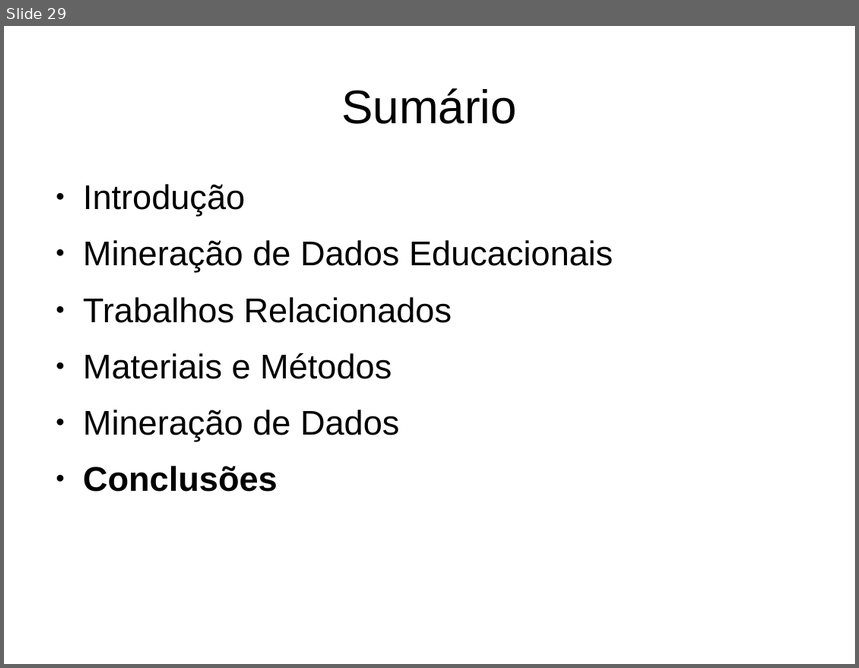
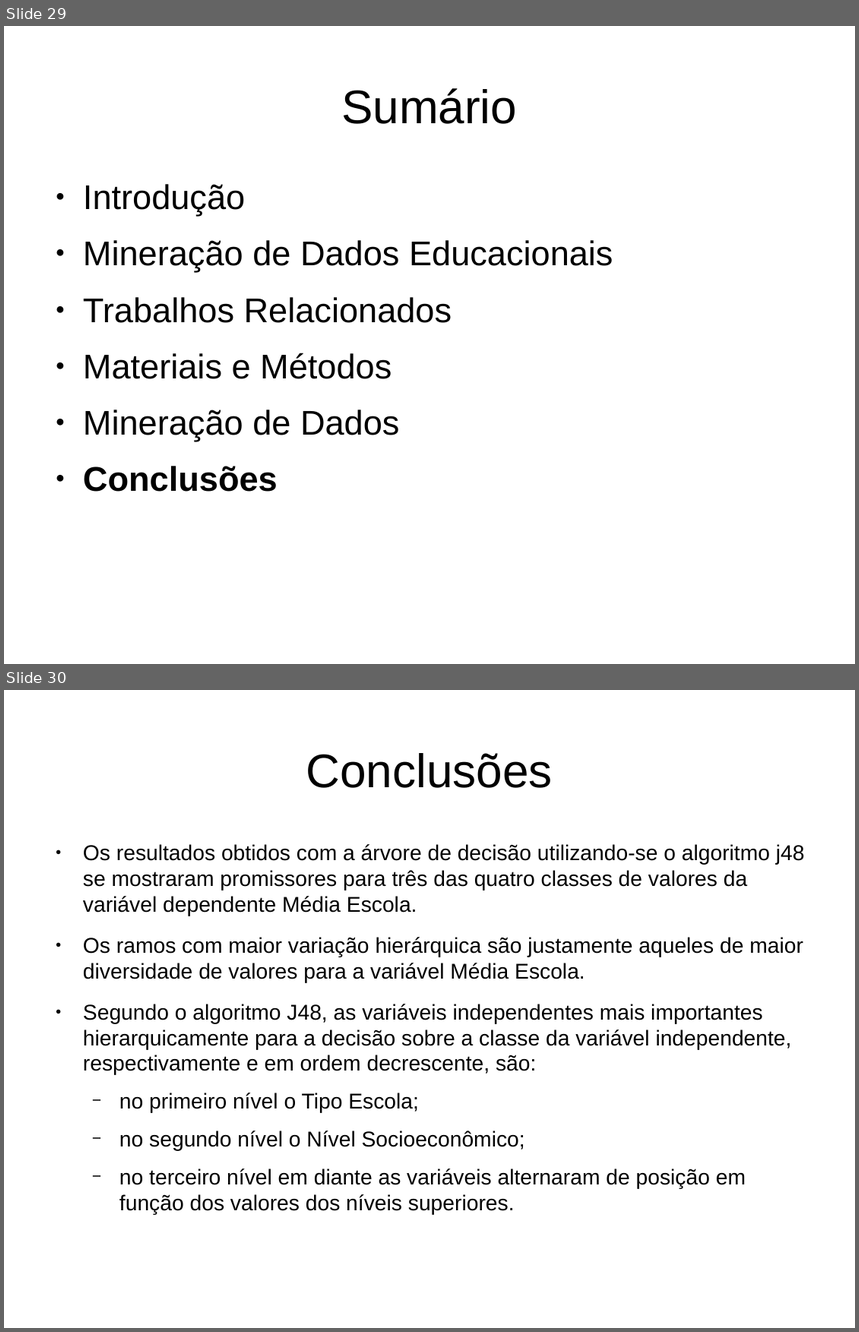
Before and after one commit to alexandre-costa-81/mpdc, a slide deck: mineracao-de-dados-educacionais-nos-resultados-do-enem-de-2015.odp. Shown one above the other, each under a label of ours: slide 29 before the commit, slides 29 and 30 after it. The pictures are 859x668 and 859x1332 pixels, drawn with LibreOffice and Linux fonts; fonts in the diff are those of the drawing. Boxes give left, top, right and bottom in pixels: in the first picture for what was removed or moved away, otherwise in the second. Text is boxed around its words. In the diff, an @@ line names an element or a change of style, - is before the commit and + after.

Commit message:
texto foi passodo totalmente para a apresentação. Todo: fazer as anoteções

```diff
--- a/mineracao-de-dados-educacionais-nos-resultados-do-enem-de-2015.odp
+++ b/mineracao-de-dados-educacionais-nos-resultados-do-enem-de-2015.odp
@@ slide 30 added at [4,690,855,1328], background #FFFFFF @@
@@ title added at [306,753,553,788], 44 pt, text #000000 @@
+Conclusões
@@ text added at [83,844,805,1215], 20 pt, text #000000 @@
+● Os resultados obtidos com a árvore de decisão utilizando-se o algoritmo j48 se mostraram promissores para três das quatro classes de valores da variável dependente Média Escola.
+● Os ramos com maior variação hierárquica são justamente aqueles de maior diversidade de valores para a variável Média Escola.
+● Segundo o algoritmo J48, as variáveis independentes mais importantes hierarquicamente para a decisão sobre a classe da variável independente, respectivamente e em ordem decrescente, são:
+  − no primeiro nível o Tipo Escola;
+  − no segundo nível o Nível Socioeconômico;
+  − no terceiro nível em diante as variáveis alternaram de posição em função dos valores dos níveis superiores.
```
Also in this commit, not shown: 13 slides changed, 11 other slides added, 12 slides removed, 2 other files.
